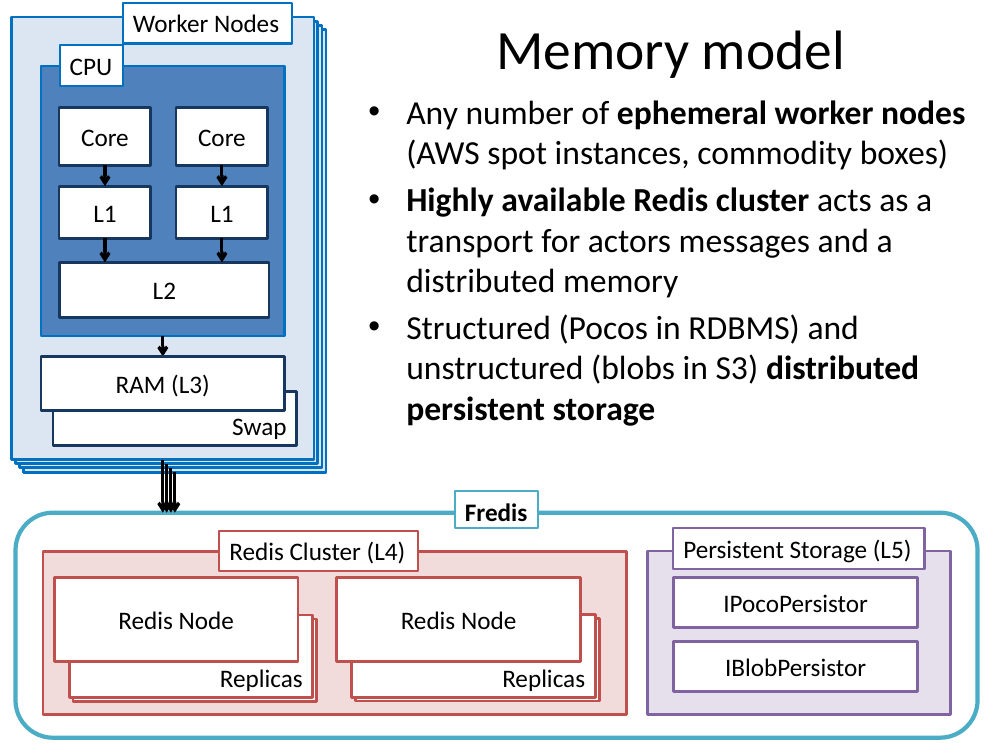
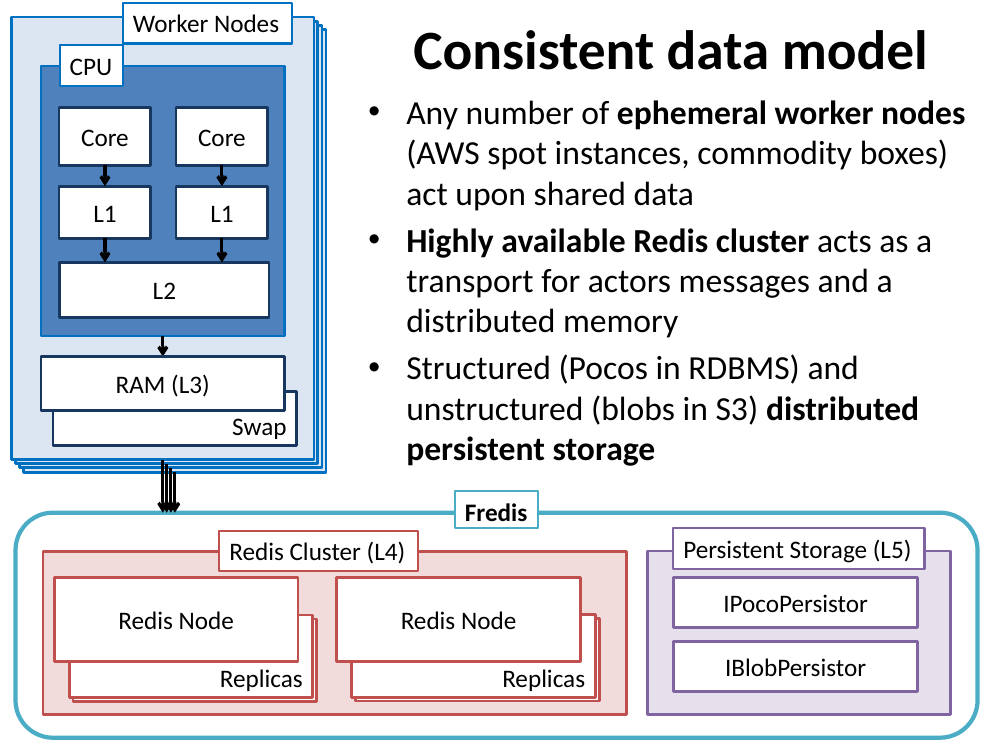
Before and after one commit to buybackoff/Ractor, a slide deck: slide 4 of docs/files/Fredis.pptx (slide 1 before the commit). Drawn at 1008x756 pixels with LibreOffice and Linux fonts; fonts in the diff are those of the drawing. Boxes give left, top, right and bottom in pixels: in the first picture for what was removed or moved away, otherwise in the second. Text is boxed around its words. In the diff, an @@ line names an element or a change of style, - is before the commit and + after.

```diff
--- a/docs/files/Fredis.pptx
+++ b/docs/files/Fredis.pptx
@@ title at (413, 30, 928, 70): text changed; bold on @@
-Memory model
+Consistent data model
@@ text at (406, 100, 965, 211): text changed @@
-• Any number of ephemeral worker nodes (AWS spot instances, commodity boxes)
+• Any number of ephemeral worker nodes (AWS spot instances, commodity boxes) act upon shared data
```
Also in this commit, not shown: 4 other slides changed, 8 slides added, 13 other files.
